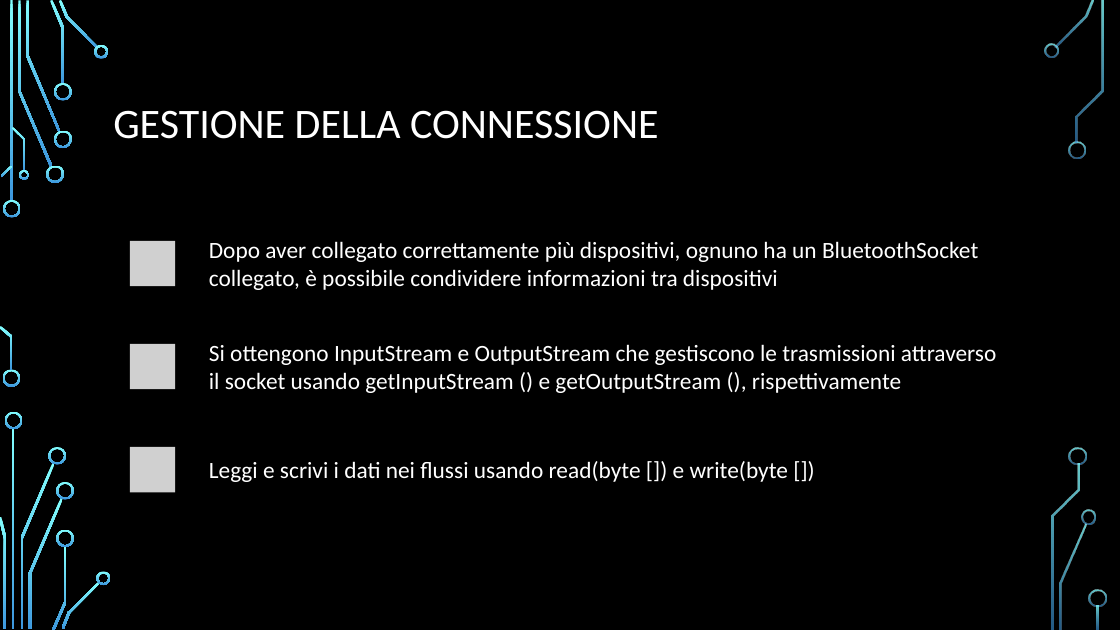
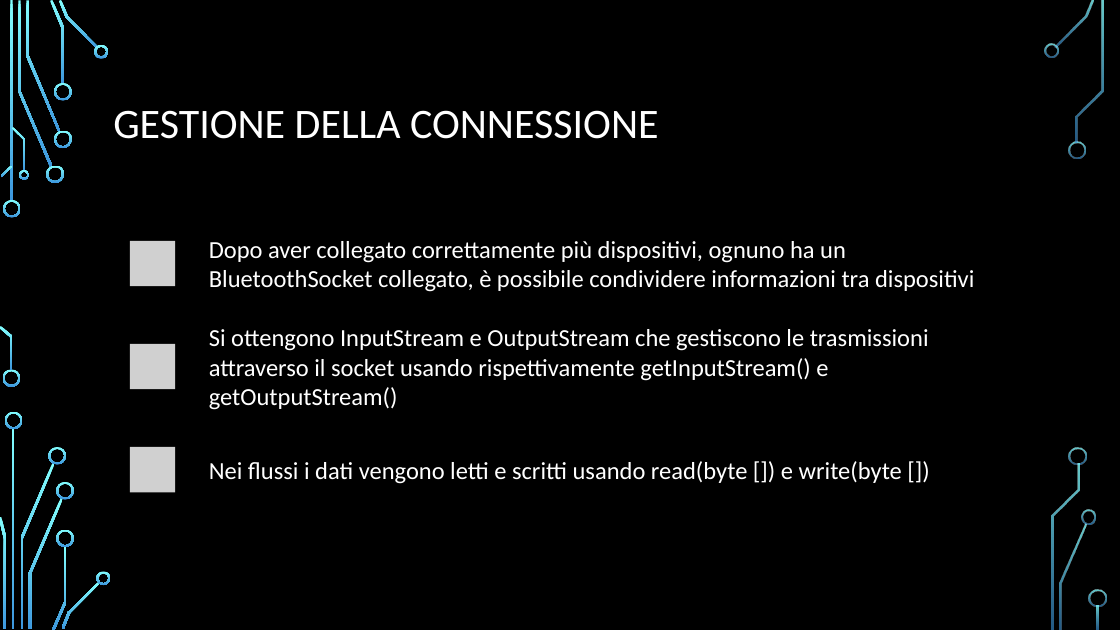
Before and after one commit to FNX-hub/ProgettoMP, a slide deck: slide 38 of Bluetooth.pptx (slide 24 before the commit). Drawn at 1120x630 pixels with LibreOffice and Linux fonts; fonts in the diff are those of the drawing; grey boxes stand for pictures; background and template pictures are left out. Boxes give left, top, right and bottom in pixels: in the first picture for what was removed or moved away, otherwise in the second. Text is boxed around its words. In the diff, an @@ line names an element or a change of style, - is before the commit and + after.

```diff
--- a/Bluetooth.pptx
+++ b/Bluetooth.pptx
@@ text "Dopo aver collegato correttamente più ..." at <box>209,241,974,292</box>: size 20 to 21 pt @@
@@ text at <box>209,329,929,410</box>: text changed; size 20 to 21 pt @@
-Si ottengono InputStream e OutputStream che gestiscono le trasmissioni attraverso il socket usando getInputStream () e getOutputStream (), rispettivamente
+Si ottengono InputStream e OutputStream che gestiscono le trasmissioni attraverso il socket usando rispettivamente getInputStream() e getOutputStream()
@@ text at <box>209,461,902,484</box>: text changed; size 20 to 21 pt @@
-Leggi e scrivi i dati nei flussi usando read(byte []) e write(byte [])
+Nei flussi i dati vengono letti e scritti usando read(byte []) e write(byte [])
```
Also in this commit, not shown: 6 other slides changed, 14 slides added, 1 slide removed.
